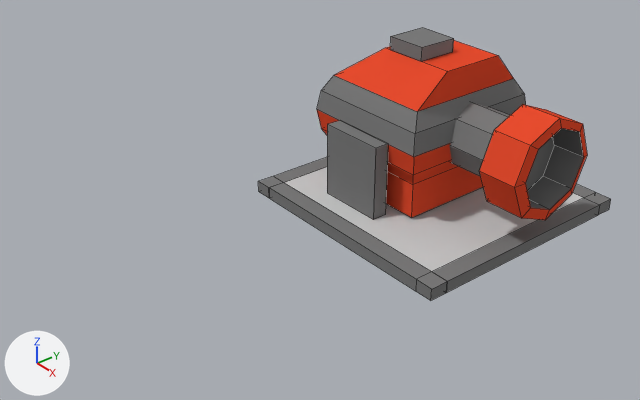
The Blender file blend/bomber.blend, before and after one commit.
Rendered twice from a 50 mm camera at (1.536, -1.688, 1.237) aimed at (-0.207, -0.286, 0.011). Arrows for +X, +Y and +Z are at lower left; the lights stay in place. Mesh edges are drawn as thin lines.
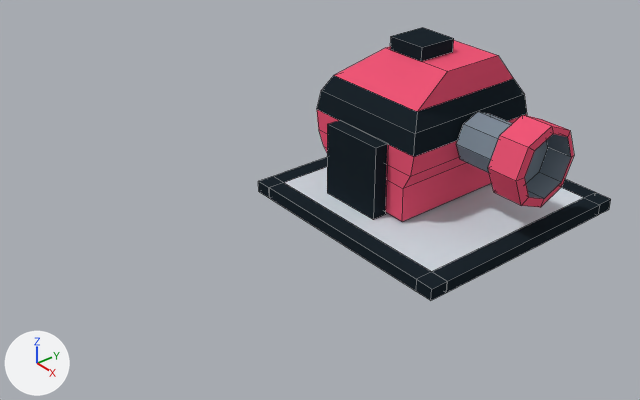
Diff of the bpy script that builds the scene:
```diff
--- a/blend/bomber.blend.py
+++ b/blend/bomber.blend.py
@@ mat_material @@
 mat_material = diffuse_material('Material')
-mat_material.base_color = (0.6, 0.6, 0.6)  # light grey #cbcbcb
+mat_material.base_color = (0.644, 0.701, 0.761)  # light grey #d2dae2
@@ mat_material_001 @@
 mat_material_001 = diffuse_material('Material.001')
-mat_material_001.base_color = (0.8, 0.0728, 0.0281)  # red #e74c2f
+mat_material_001.base_color = (0.863, 0.0953, 0.184)  # red #ef5777
@@ mat_material_004 @@
 mat_material_004 = diffuse_material('Material.004')
-mat_material_004.base_color = (0.2, 0.2, 0.2)  # grey #7c7c7c
+mat_material_004.base_color = (0.013, 0.0203, 0.0273)  # dark blue #1e272e
@@ me_cube @@
 me_cube.from_pydata(...)  # 145 vertices, 128 faces; spans x -0.738..0.347, y -1.029..0.364, z -0.578..0.462
 # used by ob_cube; location = (0.0, 0.0, 0.0)
+# me_cube part 1: the loose piece of 48 vertices spanning x 0.044..0.347, y -0.121..0.166, z 0.08..0.367 is scaled about its middle by 0.8, then moved by (0.009, 0.001, 0.0)
+# me_cube part 2: all 2 vertices in x -0.193..0.045, y -0.166, z 0.022 are moved by (0.0, -0.035, 0.0)
+# me_cube part 3: all 2 vertices in x -0.316..0.068, y -0.193, z 0.17 are moved by (0.0, -0.011, 0.0)
 me_cube.materials.append(mat_material)
```

Pixel boxes (x1, y1, x2, y2) of what changed, in the pictures (640 x 400 px; the box of a moved part takes in the faces that stretch with it):
'Cube', recoloured, reshaped
    both: (258, 28, 611, 301)
part 1 of me_cube, moved or reshaped
    before: (450, 102, 587, 220)
    after: (456, 112, 574, 207)
part 2 of me_cube, moved or reshaped
    before: (386, 166, 483, 218)
    after: (324, 147, 492, 222)
part 3 of me_cube, moved or reshaped
    before: (317, 110, 414, 184)
    after: (317, 110, 414, 188)
